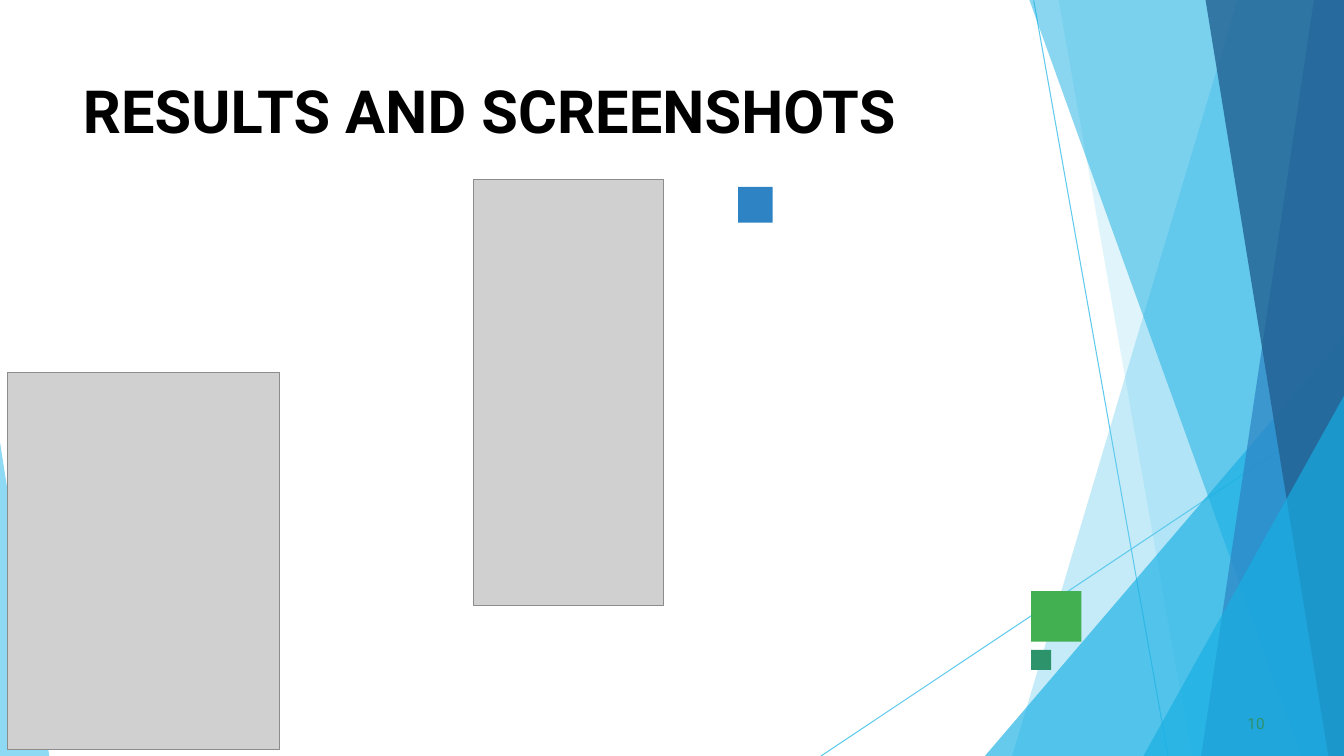
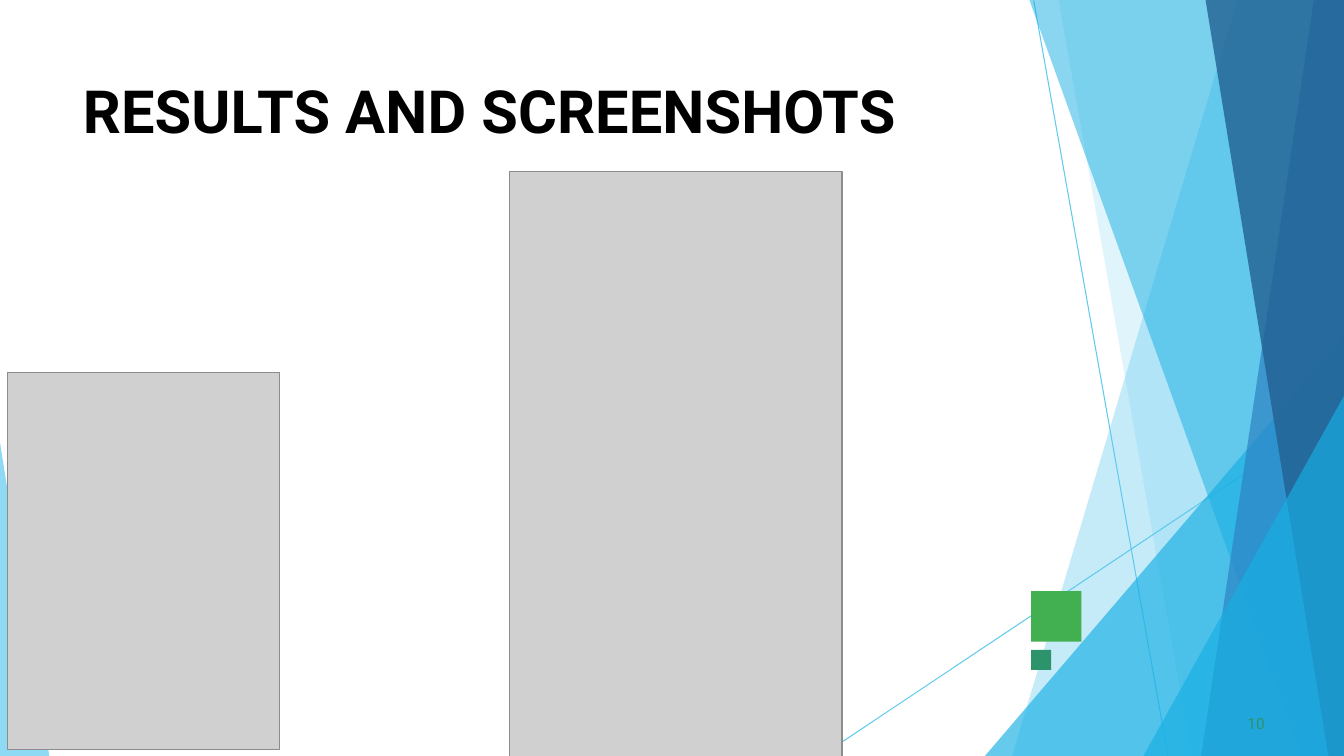
Before and after one commit to sabithajayakumar59-boop/Sabitha, a slide deck: slide 10 of PPT FWD TNSDC 2025 (1)-1.pptx. Drawn at 1344x756 pixels with LibreOffice and Linux fonts; fonts in the diff are those of the drawing; grey boxes stand for pictures. Boxes give left, top, right and bottom in pixels: in the first picture for what was removed or moved away, otherwise in the second. Text is boxed around its words. In the diff, an @@ line names an element or a change of style, - is before the commit and + after.

```diff
--- a/PPT FWD TNSDC 2025 (1)-1.pptx
+++ b/PPT FWD TNSDC 2025 (1)-1.pptx
@@ picture removed at bbox=[474, 179, 664, 605] @@
@@ picture added at bbox=[509, 171, 842, 756] @@
@@ freeform shape removed at bbox=[738, 187, 772, 222] @@
```
Also in this commit, not shown: 5 other slides changed.
